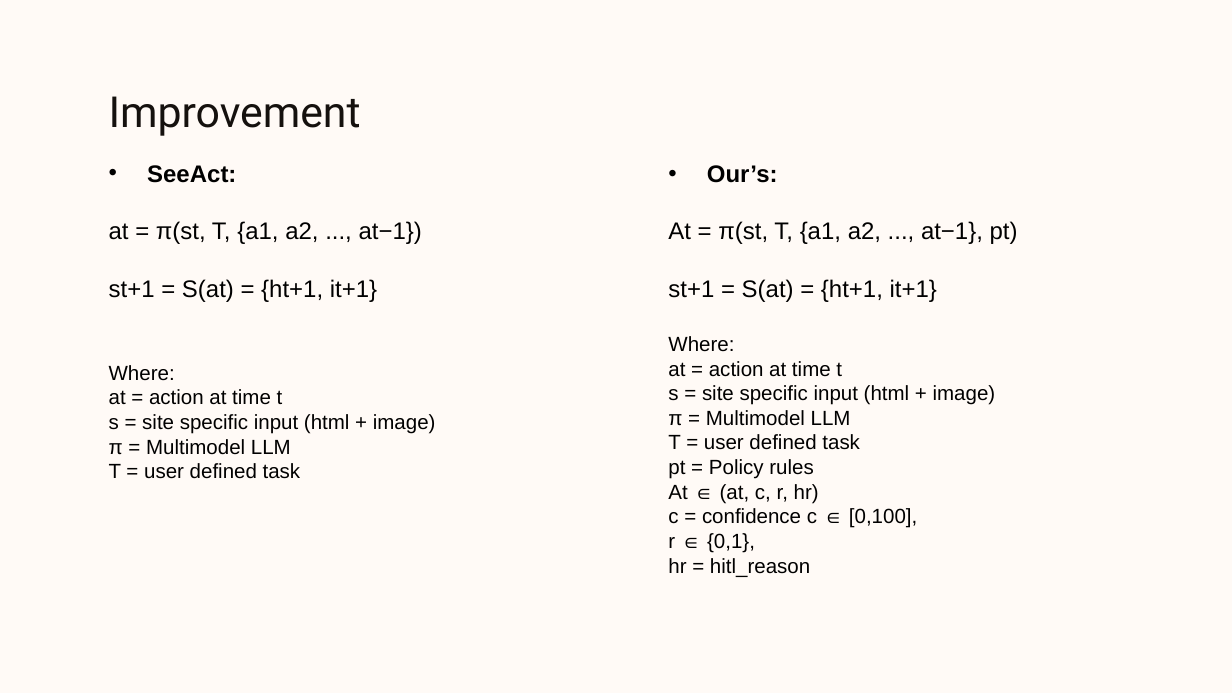
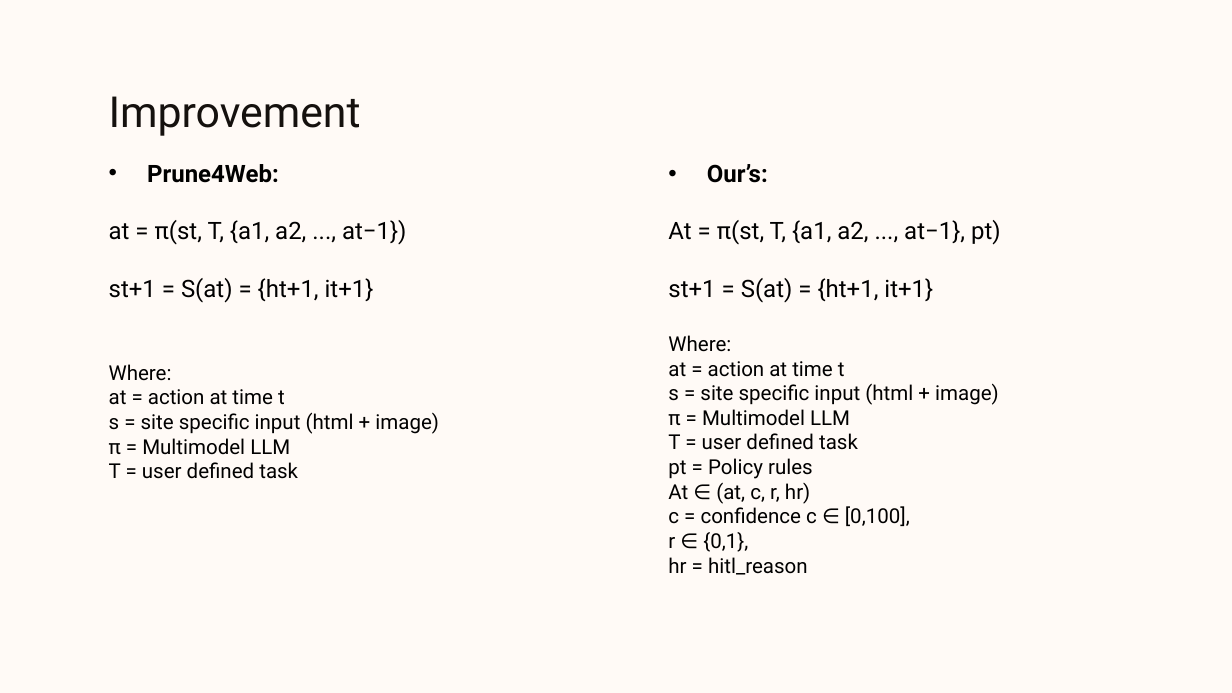
Before and after one commit to Dhruv-Darji/AutoWeb, a slide deck: slide 18 of PPT/Evaluation.pptx (slide 23 before the commit). Drawn at 1232x693 pixels with LibreOffice and Linux fonts; fonts in the diff are those of the drawing; background and template pictures are left out. Boxes give left, top, right and bottom in pixels: in the first picture for what was removed or moved away, otherwise in the second. Text is boxed around its words. In the diff, an @@ line names an element or a change of style, - is before the commit and + after.

```diff
--- a/PPT/Evaluation.pptx
+++ b/PPT/Evaluation.pptx
@@ text "Our’s:" at [668,164,1001,575]: font Arial to Roboto @@
@@ text at [147,164,279,183]: text changed; font Arial to Roboto @@
-  • SeeAct:
+  • Prune4Web:
@@ text at [109,220,439,479]: font Arial to Roboto @@
```
Also in this commit, not shown: 14 other slides changed, 11 slides added, 12 slides removed, 36 other files.
